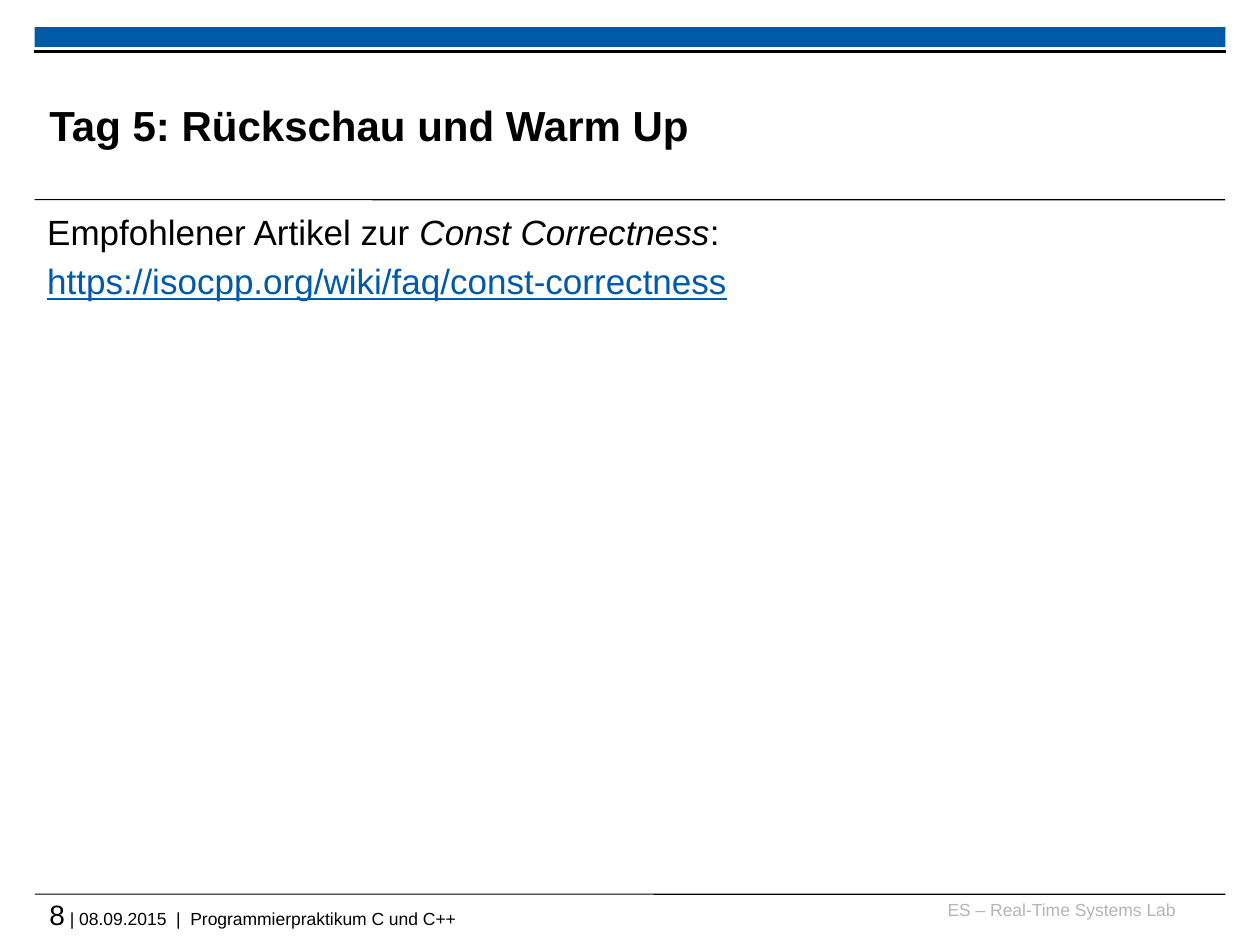
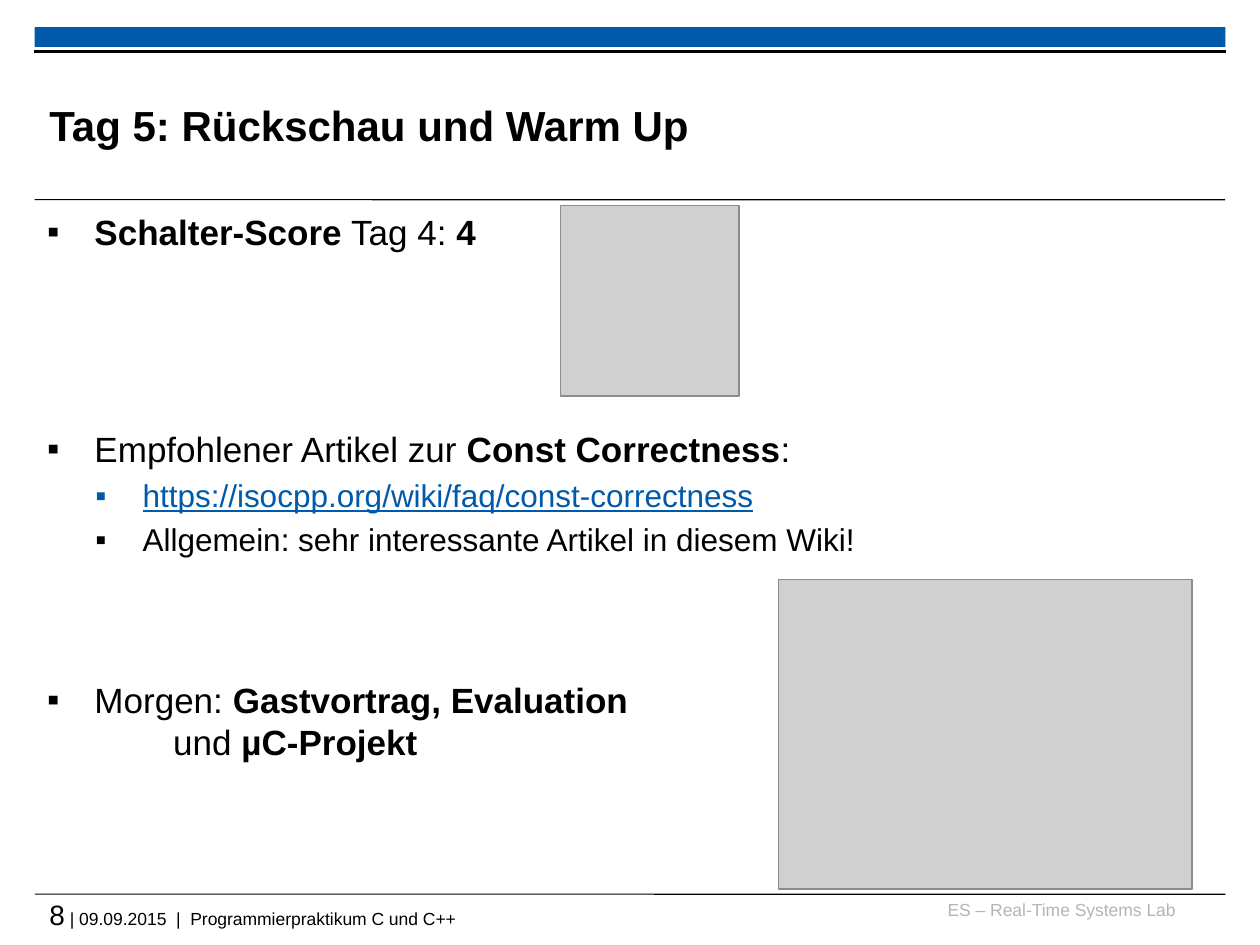
Before and after one commit to h82k/tud-cppp, a slide deck: slide 8 of 2015/recap_and_warmup_slides.pptx. Drawn at 1260x945 pixels with LibreOffice and Linux fonts; fonts in the diff are those of the drawing; grey boxes stand for pictures; background and template pictures are left out. Boxes give left, top, right and bottom in pixels: in the first picture for what was removed or moved away, otherwise in the second. Text is boxed around its words. In the diff, an @@ line names an element or a change of style, - is before the commit and + after.

```diff
--- a/2015/recap_and_warmup_slides.pptx
+++ b/2015/recap_and_warmup_slides.pptx
@@ picture added at bbox=[561, 205, 740, 396] @@
@@ text at bbox=[94, 219, 475, 252]: paragraph added @@
+▪ Schalter-Score Tag 4: 4
@@ text at bbox=[94, 436, 791, 513]: bold on, italic off in "Const Correctness:"; size 20 to 18 pt in "https://isocpp.org/wiki/faq/const-correctness"; bullet none to ▪; list level 1 to 2 in "https://isocpp.org/wiki/faq/const-correctness" @@
@@ text at bbox=[94, 528, 854, 762]: paragraphs added @@
+  ▪ Allgemein: sehr interessante Artikel in diesem Wiki!
+▪ Morgen: Gastvortrag, Evaluation
+  und µC-Projekt
@@ picture added at bbox=[779, 580, 1192, 890] @@
@@ text at bbox=[49, 905, 456, 929]: text changed @@
-8 | 08.09.2015 | Programmierpraktikum C und C++
+8 | 09.09.2015 | Programmierpraktikum C und C++
```
Also in this commit, not shown: 1 slide added, 2 other files.
